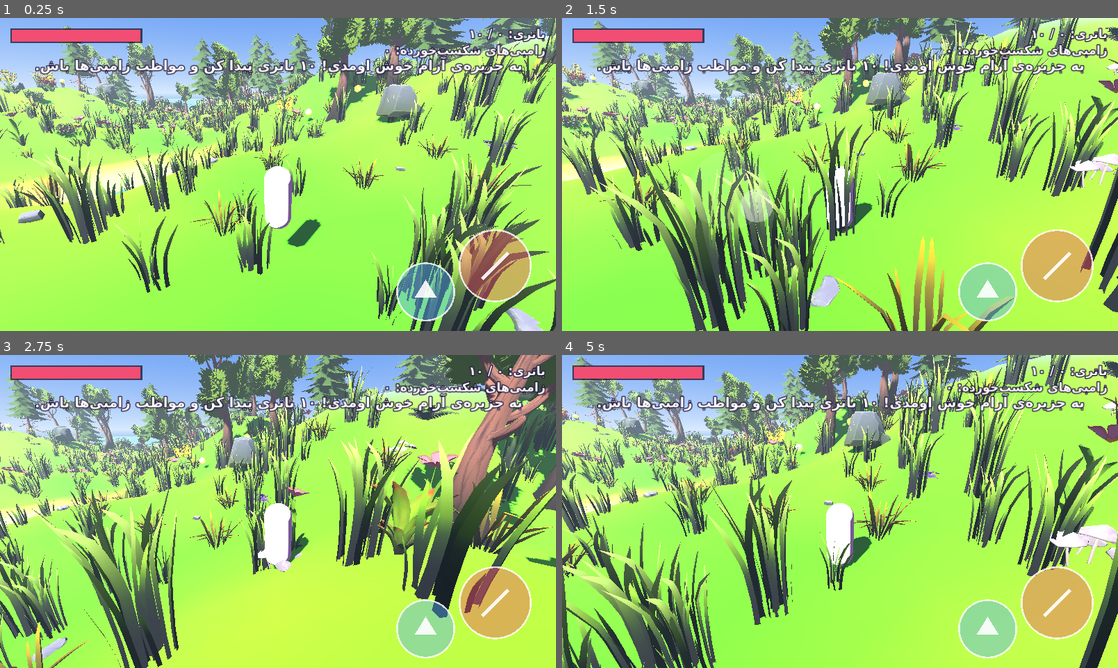
Above: before the commit, frames 1-4 (two rows, left to right).
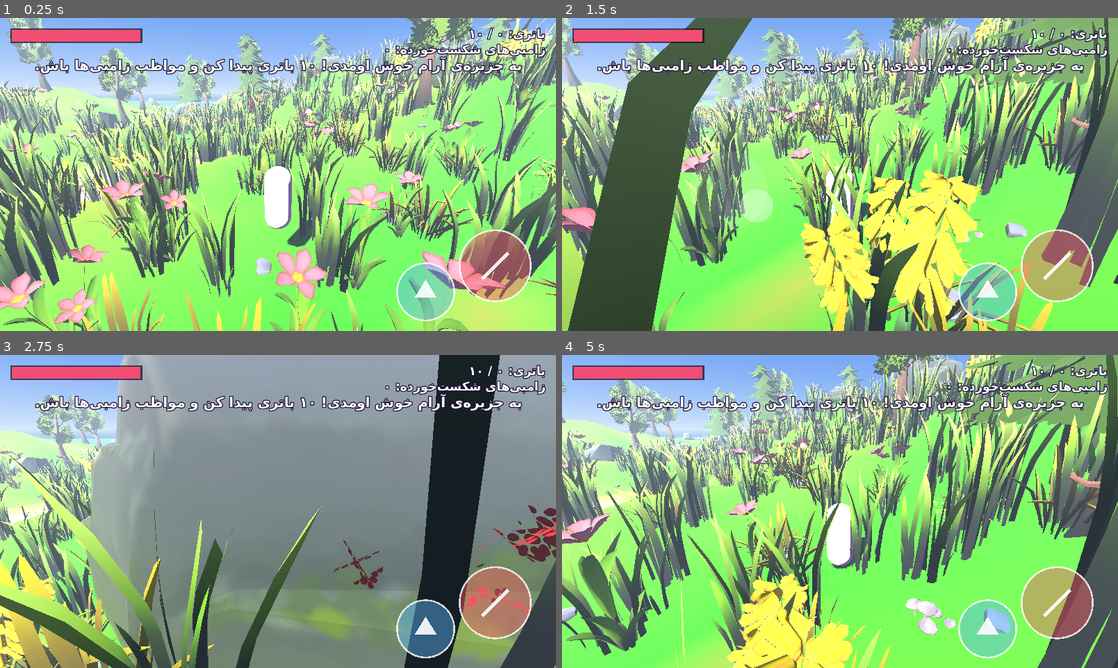
Above: after the commit, the same moments.

Repository: TenTa40/animeworld
Game: Godot game, scene res://scenes/main.tscn
Two runs of this game, one before a commit and one after it. Both use one fixed random seed, a clock stepped at 60 frames per second and the inputs below.
Inputs (mouse positions are in pixels of both pictures, inside the frame that each line leads up to):
- Up to frame 1 (0.25 s): no input
- Up to frame 2 (1.5 s): move the mouse to (962, 158) at 0.52 s; hold D 0.53-1.25 s; tap J at 0.6 s; click (962, 158) at 0.67 s; tap Space at 0.77 s; drag from (728, 190) to (812, 237) at 1.27 s
- Up to frame 3 (2.75 s): move the mouse to (333, 442) at 2.02 s; hold D from 2.03 s (still down); tap J at 2.1 s
- Up to frame 4 (5 s): release D at 2.75 s; drag from (812, 574) to (673, 464) at 2.77 s; move the mouse to (1006, 558) at 3.52 s; hold A 3.53-4.25 s; tap J at 3.6 s; tap Space at 3.77 s; drag from (673, 464) to (756, 433) at 4.27 s

The runs differ from the first frame. In frame 1, 78% of the frame differs, in the area x 0-100%, y 0-100%; in frame 2, 89%; in frame 3, 93%; in frame 4, 88%.
Error in both runs: Cannot call method 'get_parent' on a previously freed instance. (res://scripts/util.gd:133)

Commit message:
v3: chunk streaming, dense grass, perf

Diff:
--- a/project.godot
+++ b/project.godot
@@ -12,7 +12,7 @@
 
 window/size/viewport_width=1280
 window/size/viewport_height=720
-window/stretch/mode="canvas_items"
+window/stretch/mode="viewport"
 window/stretch/aspect="expand"
 window/handheld/orientation=4
 
--- a/scripts/nature.gd
+++ b/scripts/nature.gd
@@ -1,43 +1,170 @@
 extends Node3D
-# Scatters the Quaternius "Stylized Nature MegaKit" models over the island with
-# MultiMesh chunks (cheap on mobile). Falls back gracefully if models are missing.
+# Streams the Quaternius "Stylized Nature MegaKit" models around the player:
+# the world is split into 16 m chunks that are generated deterministically and
+# only exist near the camera (MultiMesh per model per chunk). Far chunks are freed.
 
 const DIR := "res://assets/nature/"
-const TREES := ["CommonTree_1", "CommonTree_3", "CommonTree_4", "CommonTree_5", "Pine_4", "Pine_5"]
+const CHUNK := 16.0
+const Q := 1.0          # global radius multiplier: lower (e.g. 0.7) = faster, less to see
+const DENSITY := 1.0    # global density multiplier
+
+# d = instances per m2, r = build radius (m)
+const CATS := [
+	{"names": ["CommonTree_5", "CommonTree_3", "CommonTree_4", "Pine_5", "Pine_4"], "d": 0.010, "r": 80.0, "smin": 0.9, "smax": 1.5, "hmin": 1.8, "hmax": 9.5, "slope": 30.0, "forest": true, "collide": true, "rmin": 9.0},
+	{"names": ["Bush_Common", "Bush_Common_Flowers"], "d": 0.008, "r": 60.0, "smin": 0.8, "smax": 1.5, "hmin": 1.6, "hmax": 9.5, "slope": 35.0, "forest": true, "rmin": 6.0},
+	{"names": ["Rock_Medium_1", "Rock_Medium_2", "Rock_Medium_3"], "d": 0.0035, "r": 80.0, "smin": 0.7, "smax": 1.8, "hmin": 0.6, "hmax": 13.0, "slope": 60.0, "collide": true, "rmin": 10.0},
+	{"names": ["Grass_Common_Short", "Grass_Common_Short", "Grass_Common_Tall", "Grass_Wispy_Short"], "d": 0.28, "r": 28.0, "smin": 1.3, "smax": 2.1, "hmin": 1.3, "hmax": 9.2, "slope": 42.0},
+	{"names": ["Fern_1", "Plant_1_Big", "Plant_7_Big", "Clover_1"], "d": 0.03, "r": 42.0, "smin": 0.5, "smax": 1.0, "hmin": 1.6, "hmax": 9.0, "slope": 40.0, "forest": true},
+	{"names": ["Flower_3_Group", "Flower_3_Single", "Flower_4_Group"], "d": 0.04, "r": 40.0, "smin": 0.9, "smax": 1.4, "hmin": 1.6, "hmax": 8.5, "slope": 30.0},
+	{"names": ["Mushroom_Common"], "d": 0.006, "r": 40.0, "smin": 1.0, "smax": 1.8, "hmin": 1.6, "hmax": 9.0, "slope": 30.0, "forest": true},
+	{"names": ["Pebble_Round_1", "Pebble_Round_3", "Pebble_Square_1", "Pebble_Square_3"], "d": 0.04, "r": 35.0, "smin": 0.8, "smax": 1.8, "hmin": 0.5, "hmax": 9.0, "slope": 40.0},
+]
+# build order: what you see right around you first
+const ORDER := [3, 5, 4, 7, 1, 6, 0, 2]
 
 var world = null
-var rng := RandomNumberGenerator.new()
-var tree_pos: Array = []
+var player = null
 var _meshes: Dictionary = {}
-var _chunks: Dictionary = {}
+var _live: Dictionary = {}
+var _tree_cache: Dictionary = {}
+var _t: float = 0.0
 
 # returns false when no tree model could be loaded (caller uses its fallback)
 func setup(w) -> bool:
 	world = w
-	rng.seed = 11
-	var have_tree: bool = false
-	for t in TREES:
-		if not _mesh(t).is_empty():
-			have_tree = true
-	if not have_tree:
+	var ok: bool = false
+	for t in CATS[0]["names"]:
+		if not _mesh(str(t)).is_empty():
+			ok = true
+	if not ok:
 		return false
-	# trees (with a small trunk collider so you can't walk through them)
-	_scatter(TREES, 80, {"rmin": 9.0, "rmax": 88.0, "hmin": 1.8, "hmax": 9.5, "smin": 0.9, "smax": 1.5, "forest": true, "vis": 150.0, "chunk": 32.0, "collide": true, "slope": 30.0})
-	_scatter(["Bush_Common", "Bush_Common_Flowers"], 70, {"rmin": 6.0, "rmax": 88.0, "hmin": 1.6, "hmax": 9.5, "smin": 0.8, "smax": 1.5, "forest": true, "vis": 90.0, "chunk": 32.0, "slope": 35.0})
-	_scatter(["Rock_Medium_1", "Rock_Medium_2", "Rock_Medium_3"], 40, {"rmin": 10.0, "rmax": 90.0, "hmin": 0.6, "hmax": 13.0, "smin": 0.7, "smax": 1.8, "vis": 140.0, "chunk": 32.0, "collide": true, "slope": 60.0})
-	_scatter(["Grass_Common_Short", "Grass_Common_Tall", "Grass_Wispy_Short"], 1500, {"rmin": 0.0, "rmax": 88.0, "hmin": 1.4, "hmax": 9.0, "smin": 0.9, "smax": 1.6, "vis": 60.0, "chunk": 24.0, "noshadow": true, "slope": 40.0})
-	_scatter(["Fern_1", "Plant_1_Big", "Plant_7_Big", "Clover_1"], 150, {"rmin": 4.0, "rmax": 88.0, "hmin": 1.6, "hmax": 9.0, "smin": 0.5, "smax": 1.0, "forest": true, "vis": 70.0, "chunk": 24.0, "noshadow": true, "slope": 40.0})
-	_scatter(["Flower_3_Group", "Flower_3_Single", "Flower_4_Group"], 160, {"rmin": 3.0, "rmax": 85.0, "hmin": 1.6, "hmax": 8.5, "smin": 0.9, "smax": 1.4, "vis": 60.0, "chunk": 24.0, "noshadow": true, "slope": 30.0})
-	_scatter(["Mushroom_Common"], 30, {"rmin": 5.0, "rmax": 85.0, "hmin": 1.6, "hmax": 9.0, "smin": 1.0, "smax": 1.8, "forest": true, "vis": 50.0, "chunk": 32.0, "noshadow": true, "slope": 30.0})
-	_scatter(["Pebble_Round_1", "Pebble_Round_3", "Pebble_Square_1", "Pebble_Square_3"], 140, {"rmin": 0.0, "rmax": 88.0, "hmin": 0.5, "hmax": 9.0, "smin": 0.8, "smax": 1.8, "vis": 45.0, "chunk": 24.0, "noshadow": true, "slope": 40.0})
-	_flush()
+	_update(Vector3.ZERO, 100000)
 	return true
 
+func _process(delta: float) -> void:
+	_t += delta
+	if _t < 0.2:
+		return
+	_t = 0.0
+	if player == null or not is_instance_valid(player):
+		player = get_tree().get_first_node_in_group("player")
+		if player == null:
+			return
+	_update(player.global_position, 3)
+
+func _update(center: Vector3, budget: int) -> void:
+	var cx0: int = int(floor(center.x / CHUNK))
+	var cz0: int = int(floor(center.z / CHUNK))
+	var c2: Vector2 = Vector2(center.x, center.z)
+	var built: int = 0
+	for ci in ORDER:
+		var R: float = float(CATS[ci]["r"]) * Q
+		var n: int = int(ceil(R / CHUNK))
+		for dz in range(-n, n + 1):
+			for dx in range(-n, n + 1):
+				if built >= budget:
+					break
+				var cx: int = cx0 + dx
+				var cz: int = cz0 + dz
+				var cc: Vector2 = Vector2((float(cx) + 0.5) * CHUNK, (float(cz) + 0.5) * CHUNK)
+				if cc.distance_to(c2) > R:
+					continue
+				var key: String = "%d|%d|%d" % [ci, cx, cz]
+				if _live.has(key):
+					continue
+				_build(ci, cx, cz, key, cc)
+				built += 1
+	# free chunks that are far away
+	for key in _live.keys():
+		var e: Dictionary = _live[key]
+		var R2: float = float(CATS[int(e["ci"])]["r"]) * Q + CHUNK * 1.5
+		if (e["c"] as Vector2).distance_to(c2) > R2:
+			(e["n"] as Node).queue_free()
+			_live.erase(key)
+
+func _build(ci: int, cx: int, cz: int, key: String, cc: Vector2) -> void:
+	var cat: Dictionary = CATS[ci]
+	var holder := Node3D.new()
+	add_child(holder)
+	_live[key] = {"n": holder, "ci": ci, "c": cc}
+	var items: Array = _gen(ci, cx, cz)
+	if items.is_empty():
+		return
+	var groups: Dictionary = {}
+	for it in items:
+		var d: Dictionary = it
+		var nm: String = str(d["n"])
+		var md: Array = _mesh(nm)
+		var xf: Transform3D = Transform3D(d["b"] as Basis, d["p"] as Vector3) * (md[1] as Transform3D)
+		if not groups.has(nm):
+			groups[nm] = []
+		(groups[nm] as Array).append(xf)
+		if bool(cat.get("collide", false)):
+			_add_collider(holder, d["p"] as Vector3, float(d["s"]), nm)
+	for nm in groups.keys():
+		var arr: Array = groups[nm]
+		var md2: Array = _mesh(str(nm))
+		var mm := MultiMesh.new()
+		mm.transform_format = MultiMesh.TRANSFORM_3D
+		mm.mesh = md2[0] as Mesh
+		mm.instance_count = arr.size()
+		for i in range(arr.size()):
+			mm.set_instance_transform(i, arr[i] as Transform3D)
+		var mmi := MultiMeshInstance3D.new()
+		mmi.multimesh = mm
+		if not bool(cat.get("shadow", false)):
+			mmi.cast_shadow = GeometryInstance3D.SHADOW_CASTING_SETTING_OFF
+		holder.add_child(mmi)
+
+# deterministic content of one chunk: [{"n","p","s","b"}]
+func _gen(ci: int, cx: int, cz: int) -> Array:
+	var cat: Dictionary = CATS[ci]
+	var names: Array = cat["names"]
+	var out: Array = []
+	var r := RandomNumberGenerator.new()
+	r.seed = (cx * 73856093) ^ (cz * 19349663) ^ (ci * 83492791) ^ 12345
+	var expected: float = float(cat["d"]) * CHUNK * CHUNK * DENSITY
+	var cnt: int = int(expected)
+	if r.randf() < expected - float(cnt):
+		cnt += 1
+	var min_cos: float = cos(deg_to_rad(float(cat["slope"])))
+	var use_forest: bool = bool(cat.get("forest", false))
+	for i in range(cnt):
+		var x: float = float(cx) * CHUNK + r.randf() * CHUNK
+		var z: float = float(cz) * CHUNK + r.randf() * CHUNK
+		var rad: float = Vector2(x, z).length()
+		if rad > 90.0 or rad < float(cat.get("rmin", 0.0)):
+			continue
+		var h: float = world.height(x, z)
+		if h < float(cat["hmin"]) or h > float(cat["hmax"]):
+			continue
+		var nrm: Vector3 = Vector3(world.height(x - 1.0, z) - world.height(x + 1.0, z), 2.0, world.height(x, z - 1.0) - world.height(x, z + 1.0)).normalized()
+		if nrm.y < min_cos:
+			continue
+		if use_forest:
+			var f: float = world.forest(x, z)
+			if r.randf() > smoothstep(0.35, 0.65, f) + 0.1:
+				continue
+		var nm: String = str(names[r.randi() % names.size()])
+		if _mesh(nm).is_empty():
+			continue
+		var s: float = r.randf_range(float(cat["smin"]), float(cat["smax"]))
+		var b: Basis = Basis(Vector3.UP, r.randf() * TAU).scaled(Vector3(s, s, s))
+		out.append({"n": nm, "p": Vector3(x, h - 0.05, z), "s": s, "b": b})
+	return out
+
 func near_tree(p: Vector3, dist: float = 1.8) -> bool:
-	for t in tree_pos:
-		var q: Vector3 = t
-		if Vector2(q.x - p.x, q.z - p.z).length() < dist:
-			return true
+	var cx0: int = int(floor(p.x / CHUNK))
+	var cz0: int = int(floor(p.z / CHUNK))
+	for dz in range(-1, 2):
+		for dx in range(-1, 2):
+			var k: String = "%d|%d" % [cx0 + dx, cz0 + dz]
+			if not _tree_cache.has(k):
+				_tree_cache[k] = _gen(0, cx0 + dx, cz0 + dz)
+			for it in (_tree_cache[k] as Array):
+				var q: Vector3 = (it as Dictionary)["p"]
+				if Vector2(q.x - p.x, q.z - p.z).length() < dist:
+					return true
 	return false
 
 # returns [Mesh, Transform3D] or [] if the model is not available
@@ -65,50 +192,7 @@
 	_meshes[nm] = res
 	return res
 
-func _scatter(names: Array, count: int, o: Dictionary) -> void:
-	var avail: Array = []
-	for nm in names:
-		if not _mesh(str(nm)).is_empty():
-			avail.append(str(nm))
-	if avail.is_empty():
-		return
-	var chunk: float = float(o.get("chunk", 32.0))
-	var min_cos: float = cos(deg_to_rad(float(o.get("slope", 40.0))))
-	var placed: int = 0
-	var tries: int = 0
-	while placed < count and tries < count * 12:
-		tries += 1
-		var r: float = lerpf(float(o["rmin"]), float(o["rmax"]), sqrt(rng.randf()))
-		var ang: float = rng.randf() * TAU
-		var x: float = cos(ang) * r
-		var z: float = sin(ang) * r
-		var h: float = world.height(x, z)
-		if h < float(o["hmin"]) or h > float(o["hmax"]):
-			continue
-		var nrm: Vector3 = Vector3(world.height(x - 1.0, z) - world.height(x + 1.0, z), 2.0, world.height(x, z - 1.0) - world.height(x, z + 1.0)).normalized()
-		if nrm.y < min_cos:
-			continue
-		if bool(o.get("forest", false)):
-			var f: float = world.forest(x, z)
-			if rng.randf() > smoothstep(0.35, 0.65, f) + 0.1:
-				continue
-		var nm: String = avail[rng.randi() % avail.size()]
-		var s: float = rng.randf_range(float(o["smin"]), float(o["smax"]))
-		var b: Basis = Basis(Vector3.UP, rng.randf() * TAU).scaled(Vector3(s, s, s))
-		var pos: Vector3 = Vector3(x, h - 0.05, z)
-		var md: Array = _mesh(nm)
-		var xf: Transform3D = Transform3D(b, pos) * (md[1] as Transform3D)
-		var key: String = "%s|%d|%d|%d|%d|%d" % [nm, int(floor(x / chunk)), int(floor(z / chunk)), int(float(o.get("vis", 100.0))), 1 if bool(o.get("noshadow", false)) else 0, 0]
-		if not _chunks.has(key):
-			_chunks[key] = []
-		(_chunks[key] as Array).append(xf)
-		placed += 1
-		if bool(o.get("collide", false)):
-			_add_collider(pos, s, nm)
-			if nm.begins_with("Common") or nm.begins_with("Pine"):
-				tree_pos.append(pos)
-
-func _add_collider(pos: Vector3, s: float, nm: String) -> void:
+func _add_collider(parent: Node3D, pos: Vector3, s: float, nm: String) -> void:
 	var body := StaticBody3D.new()
 	body.collision_layer = 8
 	body.collision_mask = 0
@@ -125,31 +209,5 @@
 		cs.shape = cy
 		cs.position = Vector3(0, 2.0, 0)
 	body.add_child(cs)
-	body.position = pos
-	add_child(body)
-
-func _flush() -> void:
-	for key in _chunks.keys():
-		var parts: PackedStringArray = str(key).split("|")
-		var nm: String = parts[0]
-		var vis: float = float(parts[3])
-		var noshadow: bool = parts[4] == "1"
-		var arr: Array = _chunks[key]
-		var md: Array = _mesh(nm)
-		if md.is_empty() or arr.is_empty():
-			continue
-		var mm := MultiMesh.new()
-		mm.transform_format = MultiMesh.TRANSFORM_3D
-		mm.mesh = md[0] as Mesh
-		mm.instance_count = arr.size()
-		for i in range(arr.size()):
-			mm.set_instance_transform(i, arr[i] as Transform3D)
-		var mmi := MultiMeshInstance3D.new()
-		mmi.multimesh = mm
-		if noshadow:
-			mmi.cast_shadow = GeometryInstance3D.SHADOW_CASTING_SETTING_OFF
-		# visibility range is measured to the chunk centre, so add some slack
-		mmi.visibility_range_end = vis + 20.0
-		mmi.visibility_range_end_margin = 6.0
-		add_child(mmi)
-	_chunks.clear()
+	parent.add_child(body)
+	body.global_position = pos
--- a/scripts/player.gd
+++ b/scripts/player.gd
@@ -54,7 +54,7 @@
 	_cam = Camera3D.new()
 	_cam.position = Vector3(0, 0, _cam_dist)
 	_cam.fov = 70.0
-	_cam.far = 400.0
+	_cam.far = 220.0
 	_rig.add_child(_cam)
 	_cam.current = true
 
--- a/scripts/world.gd
+++ b/scripts/world.gd
@@ -81,7 +81,11 @@
 
 func _terrain_color(h: float, x: float, z: float) -> Color:
 	var t: float = noise.get_noise_2d(x * 3.1 + 50.0, z * 3.1) * 0.5 + 0.5
-	var col: Color = Color(0.42, 0.78, 0.26).lerp(Color(0.66, 0.9, 0.3), t)
+	var col: Color = Color(0.30, 0.66, 0.22).lerp(Color(0.68, 0.90, 0.32), t)
+	var fo: float = clampf((forest(x, z) - 0.45) * 1.6, 0.0, 1.0)
+	col = col.lerp(Color(0.16, 0.45, 0.20), fo)
+	var dn: float = noise.get_noise_2d(x * 2.0 + 200.0, z * 2.0)
+	col = col.lerp(Color(0.74, 0.60, 0.36), smoothstep(0.30, 0.48, dn) * 0.85)
 	var sand: float = 1.0 - smoothstep(0.6, 1.5, h)
 	col = col.lerp(Color(0.93, 0.85, 0.58), sand)
 	var rock: float = smoothstep(9.0, 11.0, h)
@@ -212,7 +216,7 @@
 	env.ambient_light_energy = 0.75
 	env.fog_enabled = true
 	env.fog_light_color = Color(0.8, 0.9, 1.0)
-	env.fog_density = 0.004
+	env.fog_density = 0.011
 	var we := WorldEnvironment.new()
 	we.environment = env
 	add_child(we)
@@ -220,7 +224,7 @@
 	_sun.rotation_degrees = Vector3(-48.0, -35.0, 0.0)
 	_sun.light_energy = 1.25
 	_sun.light_color = Color(1.0, 0.96, 0.88)
-	_sun.shadow_enabled = true
+	_sun.shadow_enabled = not OS.has_feature("mobile")
 	_sun.directional_shadow_max_distance = 70.0
 	add_child(_sun)
 
